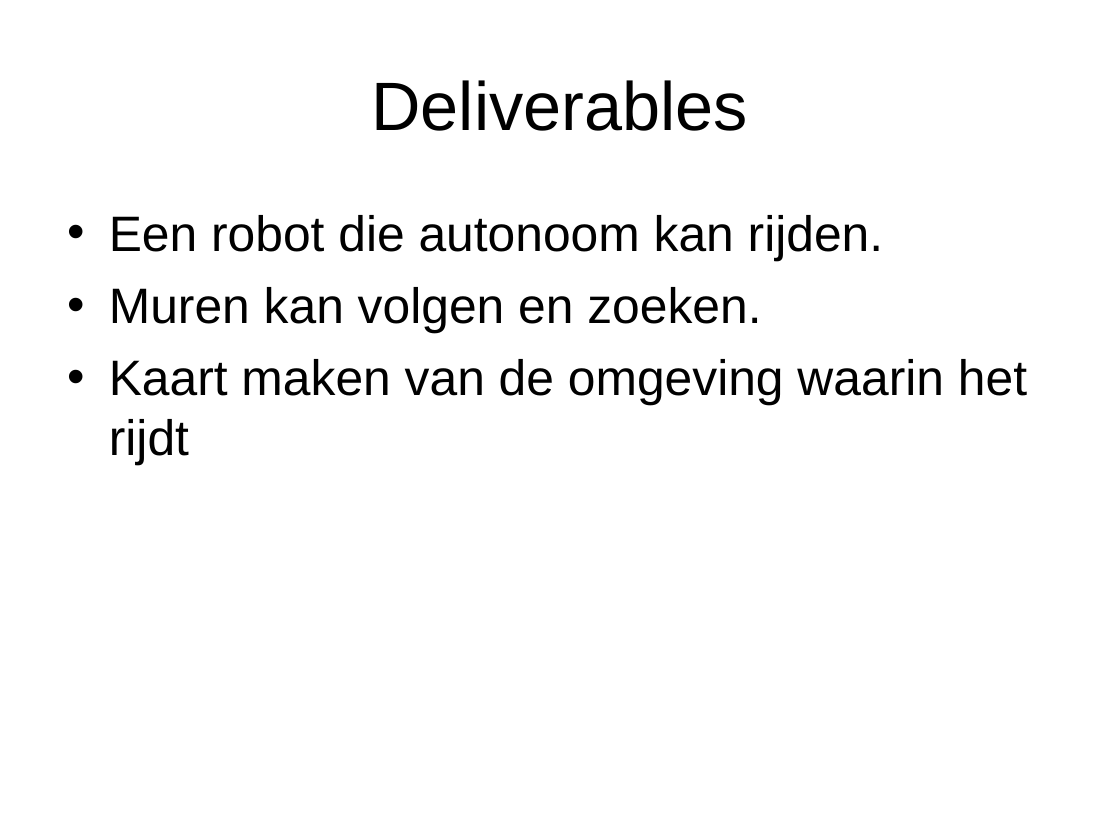
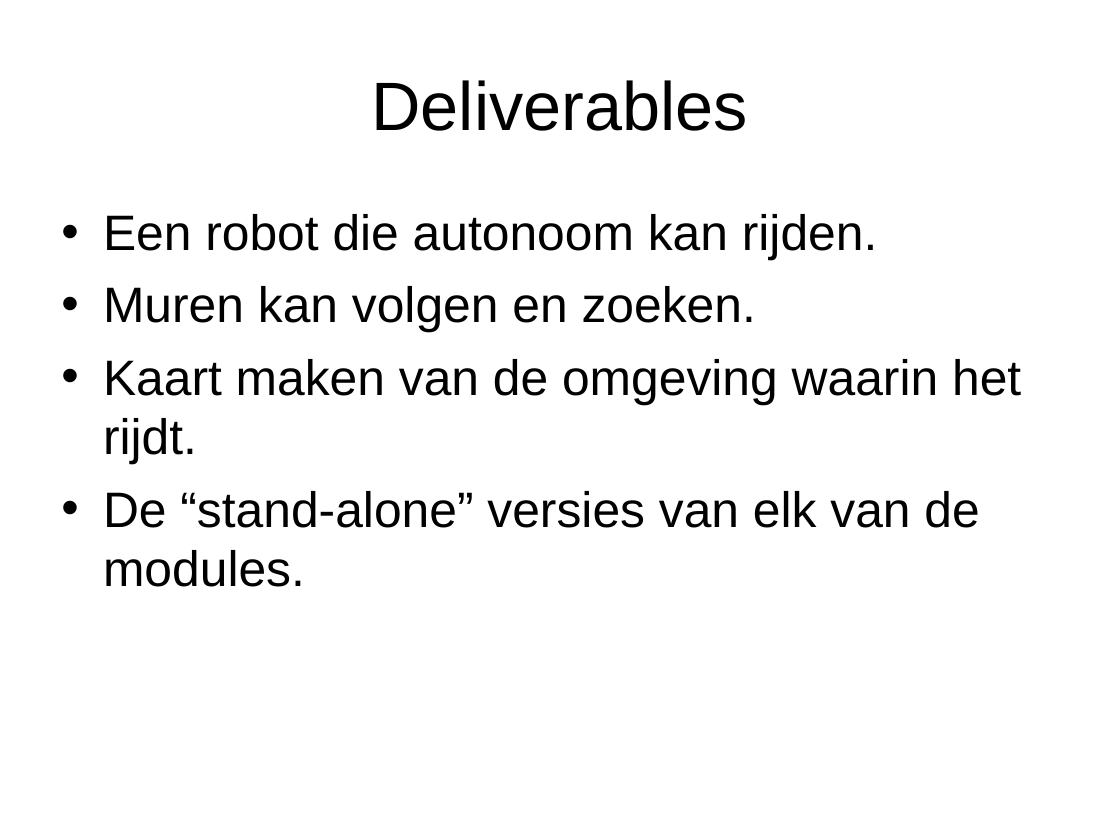
Before and after one commit to tamsl/swe-thaf, a slide deck: slide 4 of doc/presentatie/TEAM F.ppt. Drawn at 1120x840 pixels with LibreOffice and Linux fonts; fonts in the diff are those of the drawing. Boxes give left, top, right and bottom in pixels: in the first picture for what was removed or moved away, otherwise in the second. Text is boxed around its words. In the diff, an @@ line names an element or a change of style, - is before the commit and + after.

```diff
--- a/doc/presentatie/TEAM F.ppt
+++ b/doc/presentatie/TEAM F.ppt
@@ text at (103,359,1021,587): text changed @@
-• Kaart maken van de omgeving waarin het rijdt
+• Kaart maken van de omgeving waarin het rijdt.
+• De “stand-alone” versies van elk van de modules.
```
Also in this commit, not shown: 2 other slides changed.
